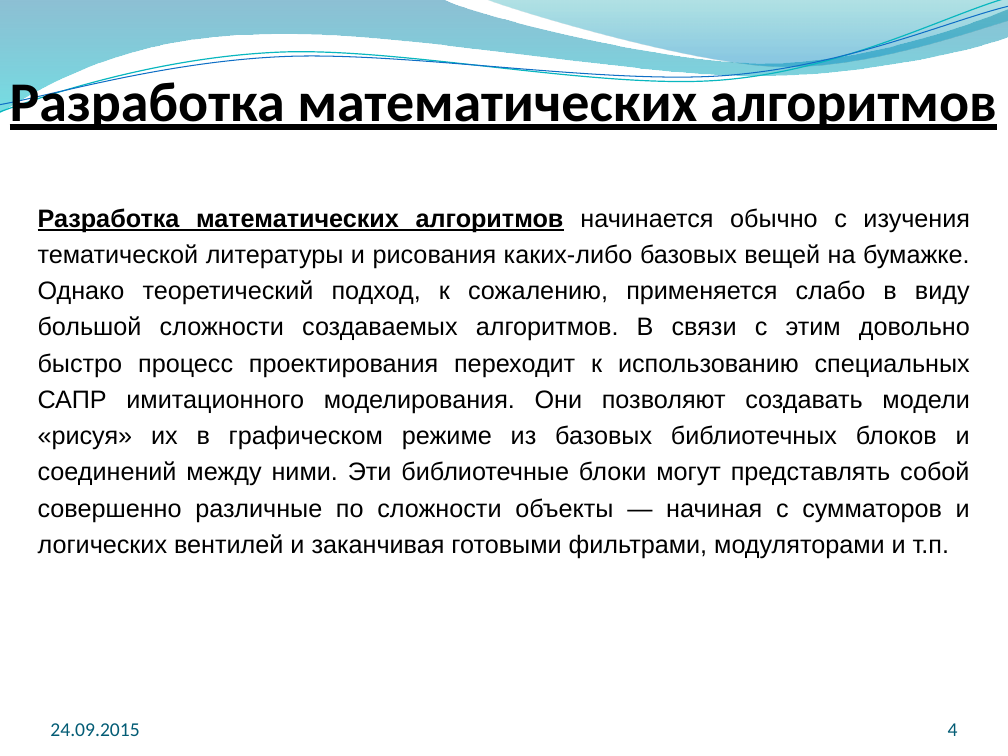
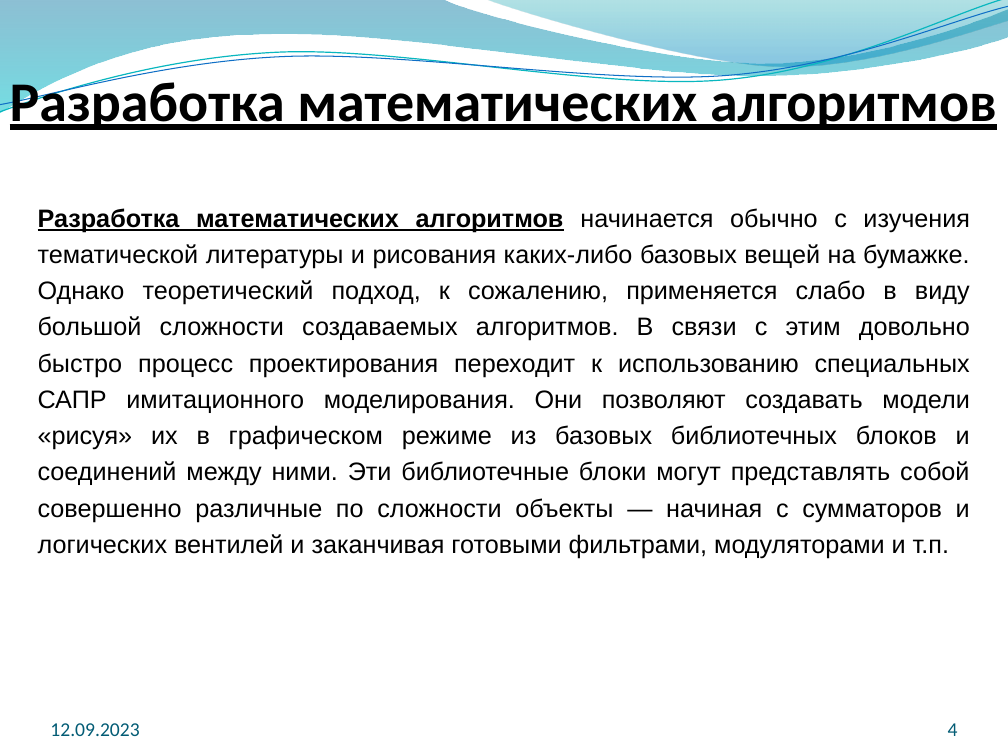
Before and after one commit to EpsLeonid/Student-2023, a slide deck: slide 4 of Matlab/Лекция №3 - Методы обработки сигналов.pptx. Drawn at 1008x756 pixels with LibreOffice and Linux fonts; fonts in the diff are those of the drawing; background and template pictures are left out. Boxes give left, top, right and bottom in pixels: in the first picture for what was removed or moved away, otherwise in the second. Text is boxed around its words. In the diff, an @@ line names an element or a change of style, - is before the commit and + after.

```diff
--- a/Matlab/Лекция №3 - Методы обработки сигналов.pptx
+++ b/Matlab/Лекция №3 - Методы обработки сигналов.pptx
@@ text at [50, 723, 139, 736]: text changed @@
-24.09.2015
+12.09.2023
```
Also in this commit, not shown: 6 other slides changed, 1 other file.
